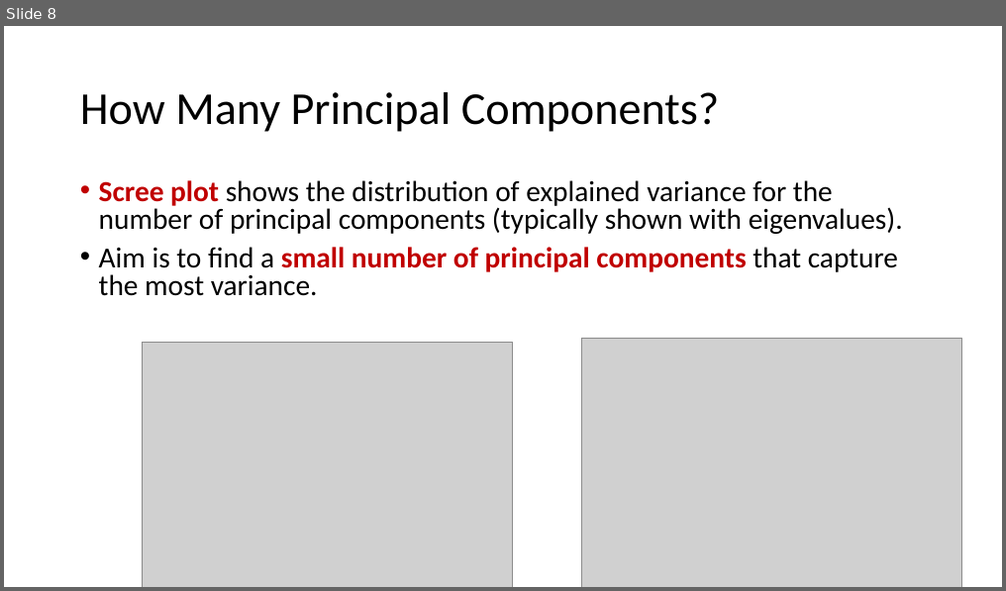
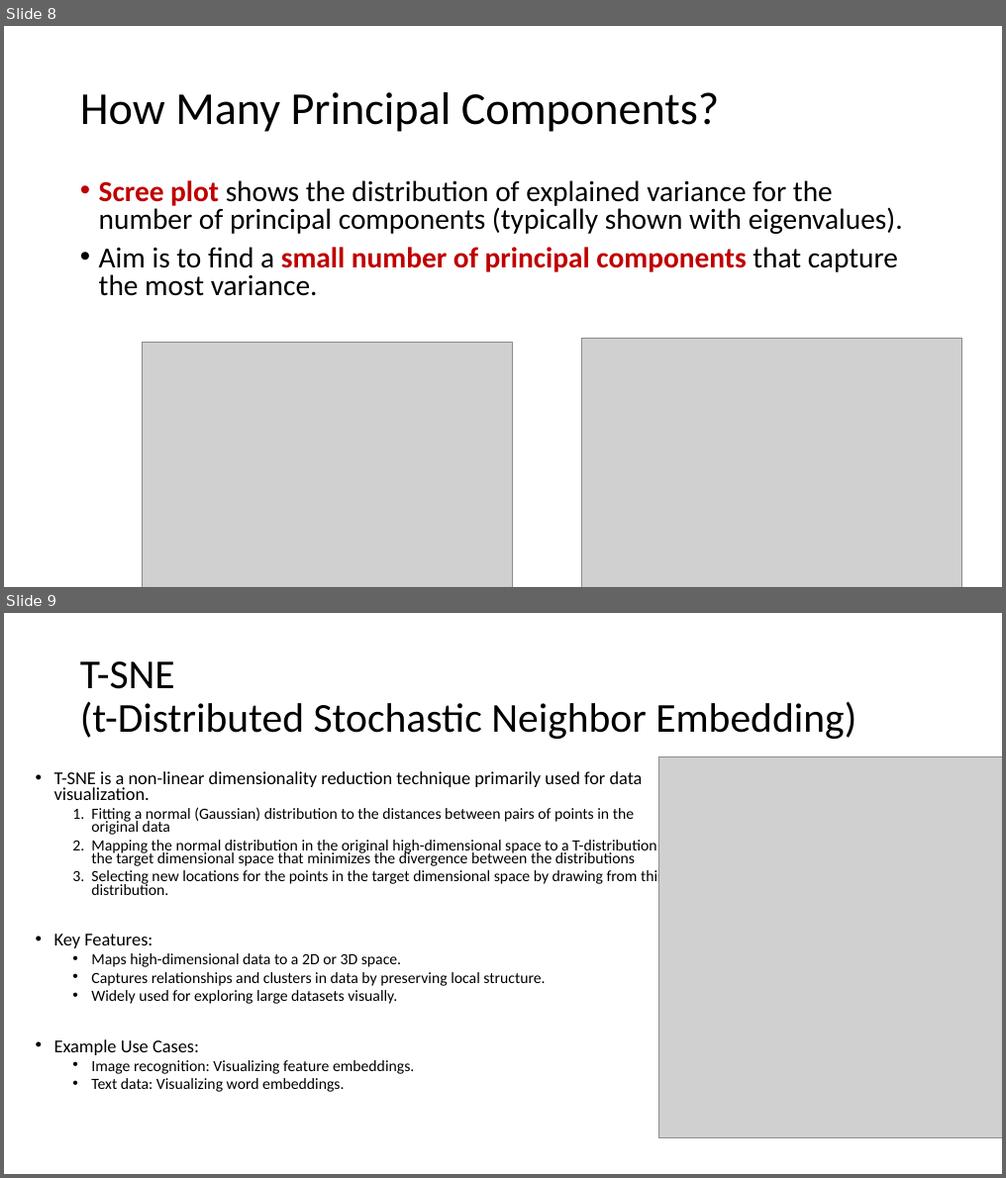
Before and after one commit to noise-lab/ml-systems, a slide deck: docs/slides/14-Dimensionality-Reduction.pptx. Shown one above the other, each under a label of ours: slide 8 before the commit, slides 8 and 9 after it. The pictures are 1006x591 and 1006x1178 pixels, drawn with LibreOffice and Linux fonts; fonts in the diff are those of the drawing; grey boxes stand for pictures. Boxes give left, top, right and bottom in pixels: in the first picture for what was removed or moved away, otherwise in the second. Text is boxed around its words. In the diff, an @@ line names an element or a change of style, - is before the commit and + after.

Commit message:
slide update

```diff
--- a/docs/slides/14-Dimensionality-Reduction.pptx
+++ b/docs/slides/14-Dimensionality-Reduction.pptx
@@ slide 9 added at (x1=4, y1=613, x2=1002, y2=1174), background #FFFFFF @@
@@ title added at (x1=80, y1=662, x2=856, y2=739), 39.6 pt, text #000000 @@
+T-SNE
+(t-Distributed Stochastic Neighbor Embedding)
@@ picture added at (x1=659, y1=757, x2=1002, y2=1139) @@
@@ text added at (x1=54, y1=771, x2=663, y2=1092), 15 pt, text #000000 @@
+• T-SNE is a non-linear dimensionality reduction technique primarily used for data visualization.
+  1. Fitting a normal (Gaussian) distribution to the distances between pairs of points in the original data
+  2. Mapping the normal distribution in the original high-dimensional space to a T-distribution in the target dimensional space that minimizes the divergence between the distributions
+  3. Selecting new locations for the points in the target dimensional space by drawing from this T-distribution.
+• Key Features:
+  • Maps high-dimensional data to a 2D or 3D space.
+  • Captures relationships and clusters in data by preserving local structure.
+  • Widely used for exploring large datasets visually.
+• Example Use Cases:
+  • Image recognition: Visualizing feature embeddings.
+  • Text data: Visualizing word embeddings.
```
Also in this commit, not shown: 1 other slide added, 1 slide removed, 1 other file.
